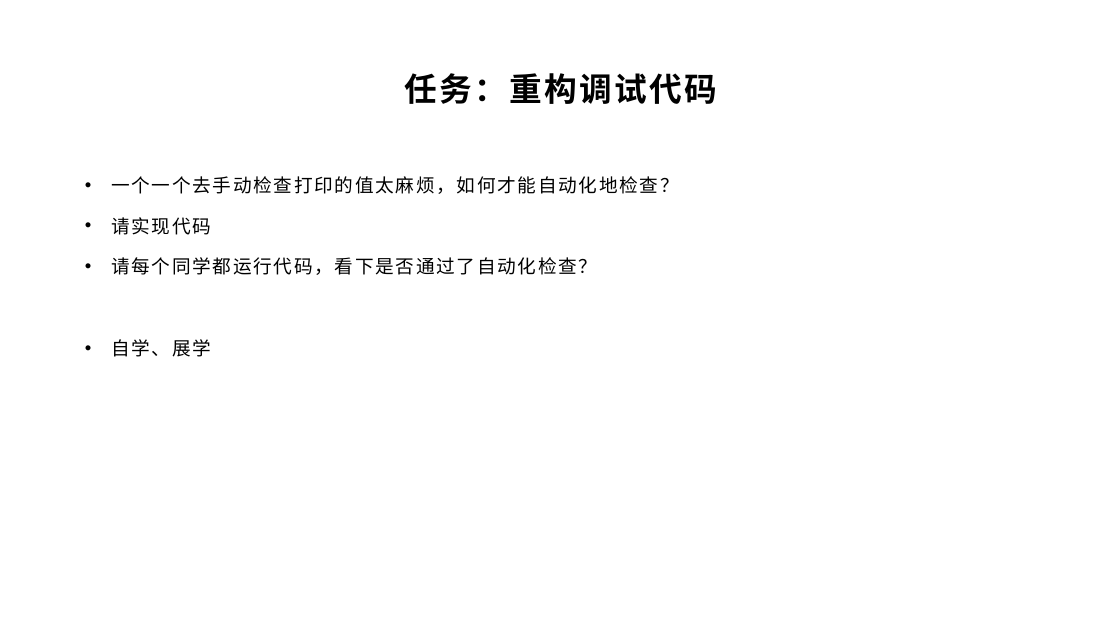
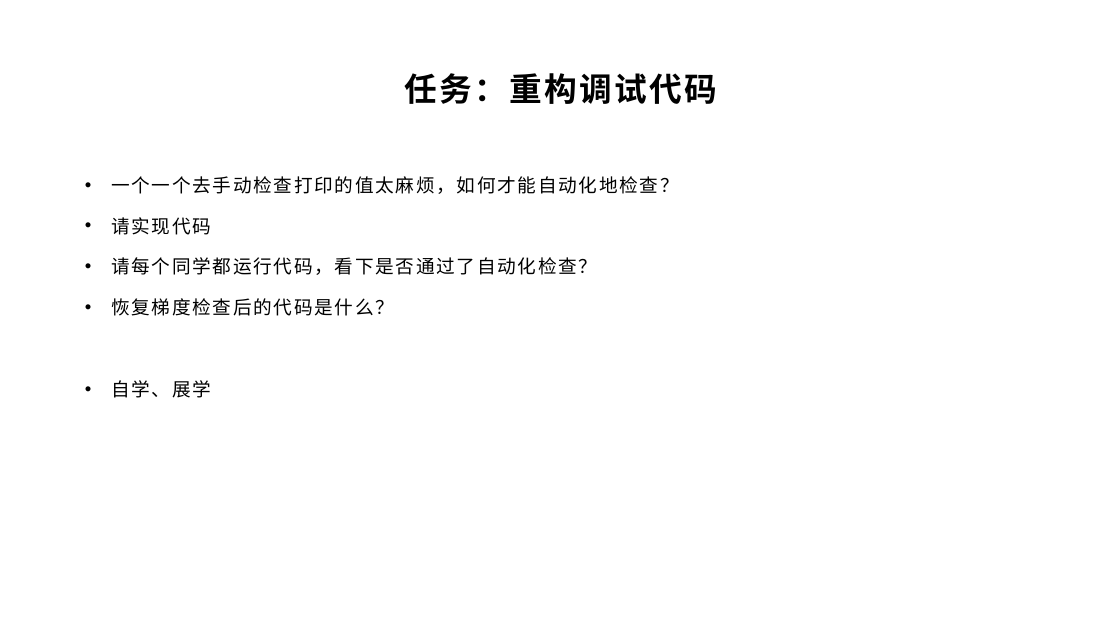
Before and after one commit to yyc-git/DeepLearningEdu, a slide deck: slide 20 of lessons/5_handwriting_by_linear_layer/ppt/用全连接层识别手写数字.pptx. Drawn at 1120x630 pixels with LibreOffice and Linux fonts; fonts in the diff are those of the drawing; background and template pictures are left out. Boxes give left, top, right and bottom in pixels: in the first picture for what was removed or moved away, otherwise in the second. Text is boxed around its words. In the diff, an @@ line names an element or a change of style, - is before the commit and + after.

```diff
--- a/lessons/5_handwriting_by_linear_layer/ppt/用全连接层识别手写数字.pptx
+++ b/lessons/5_handwriting_by_linear_layer/ppt/用全连接层识别手写数字.pptx
@@ text at [111, 298, 394, 316]: paragraph added @@
+• 恢复梯度检查后的代码是什么？
```
Also in this commit, not shown: 12 other slides changed.
